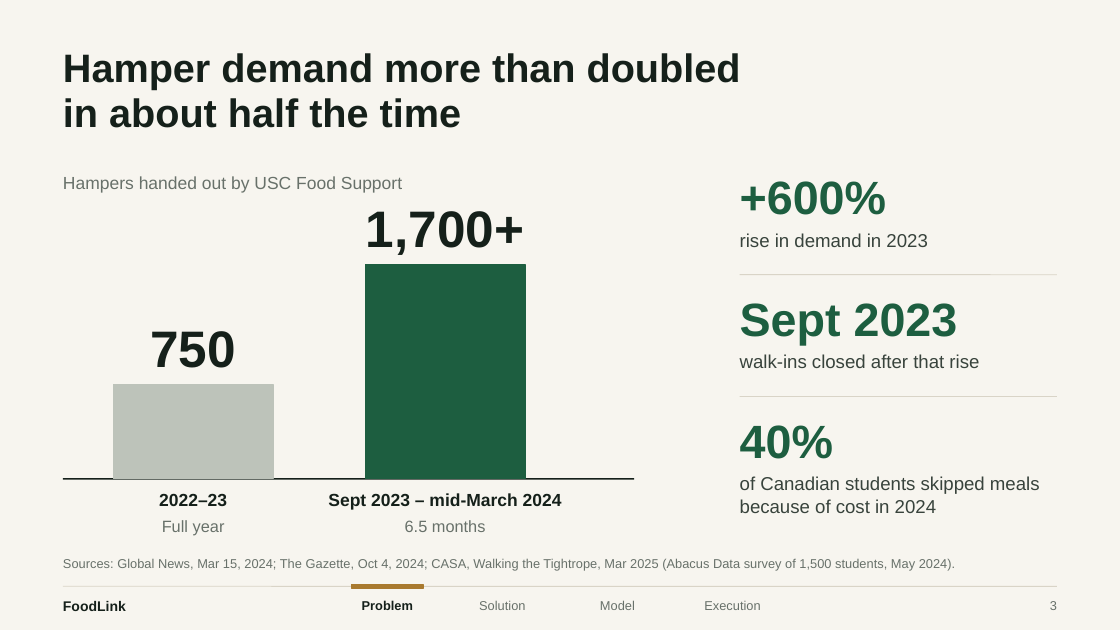
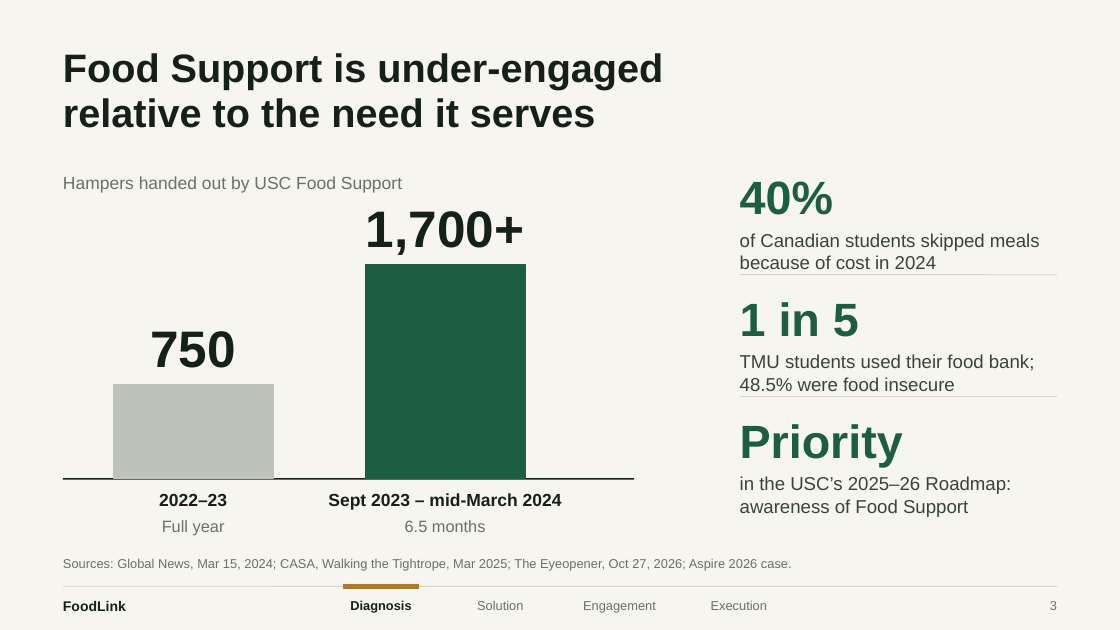
Before and after one commit to xingexu/aspire, a slide deck: slide 3 of deck/PBSN_ASPIRE_FoodLink.pptx. Drawn at 1120x630 pixels with LibreOffice and Linux fonts; fonts in the diff are those of the drawing. Boxes give left, top, right and bottom in pixels: in the first picture for what was removed or moved away, otherwise in the second. Text is boxed around its words. In the diff, an @@ line names an element or a change of style, - is before the commit and + after.

```diff
--- a/deck/PBSN_ASPIRE_FoodLink.pptx
+++ b/deck/PBSN_ASPIRE_FoodLink.pptx
@@ title at box(63, 53, 663, 128): text changed @@
-Hamper demand more than doubled
-in about half the time
+Food Support is under-engaged
+relative to the need it serves
@@ text at box(740, 181, 833, 215): text changed @@
-+600%
+40%
@@ text at box(740, 233, 1040, 269): text changed @@
-rise in demand in 2023
+of Canadian students skipped meals because of cost in 2024
@@ text at box(740, 302, 859, 337): text changed @@
-Sept 2023
+1 in 5
@@ text at box(740, 354, 1035, 391): text changed @@
-walk-ins closed after that rise
+TMU students used their food bank; 48.5% were food insecure
@@ text at box(740, 424, 903, 467): text changed @@
-40%
+Priority
@@ text at box(740, 476, 1011, 517): text changed @@
-of Canadian students skipped meals because of cost in 2024
+in the USC’s 2025–26 Roadmap: awareness of Food Support
@@ text at box(63, 558, 792, 571): text changed @@
-Sources: Global News, Mar 15, 2024; The Gazette, Oct 4, 2024; CASA, Walking the Tightrope, Mar 2025 (Abacus Data survey of 1,500 students, May 2024).
+Sources: Global News, Mar 15, 2024; CASA, Walking the Tightrope, Mar 2025; The Eyeopener, Oct 27, 2026; Aspire 2026 case.
@@ rectangle: place and size @@
-rectangle at box(352, 585, 423, 589)
+rectangle at box(344, 585, 419, 589)
@@ text "Execution": place and size @@
-text "Execution" at box(704, 601, 760, 610)
+text "Execution" at box(711, 601, 767, 610)
@@ text added at box(350, 600, 411, 613), 11 pt, text #15201A, bold @@
+Diagnosis
@@ text removed at box(362, 600, 413, 610) @@
-Problem
@@ text at box(583, 601, 656, 613): text changed @@
-Model
+Engagement
```
Also in this commit, not shown: 12 other slides changed, 9 slides added, 7 slides removed, 6 other files.
